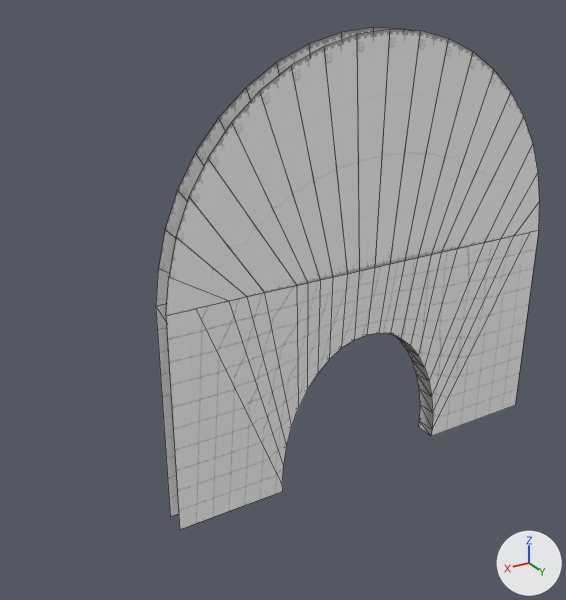
The FBX model Assets/Models/Blockout/Wall_DiningDivider.fbx, before and after one commit.
Both versions are drawn from a 50 mm lens placed at (25.1, 83.0, 22.3), pointed at (9.2, 56.4, 9.0). Every picture has the same lights, and +X, +Y and +Z are marked at lower right. Mesh edges are drawn as thin lines. Where no turn or scale is listed for an object, it has been applied to the vertices.

Objects in the first picture: 'Wall_DiningDivider'.
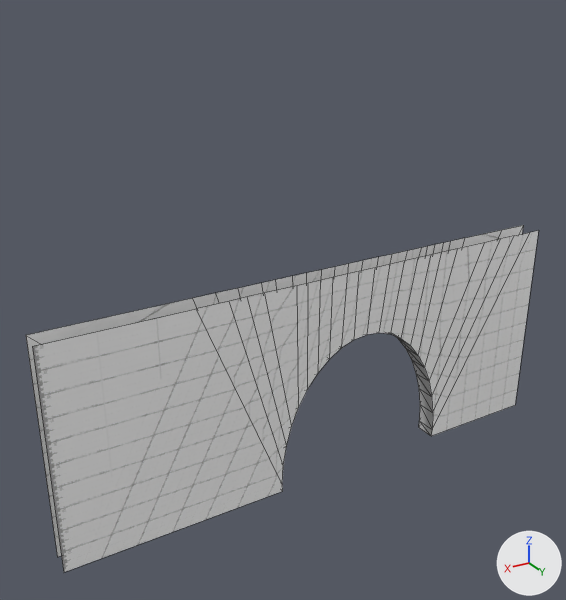
The newer file is also turned or shifted as a whole; pictures and numbers use the older file's frame.

What the commit changed:
me_mesh is used by ob_wall_diningdivider; location (5.0, 56.99, 9.94).
me_mesh had 134 vertices, 130 faces and spanned x -10.0..10.0, y -0.5..0.5, z -10.0..10.0.
me_mesh no longer uses material mat_default_prototype (picture img_gridbox_default_png).
me_mesh now has 96 vertices, 90 faces and spans x -10.0..15.0, y -0.5..0.5, z -10.0..0.1.
Part 1, on me_mesh:
40 vertices are removed from x -9.8..10.0, y -0.5..0.5, z 0.1..10.0.
43 faces are deleted.
2 vertices move from x 10.0, y -0.5..0.5, z -10.0 to x 15.0, y -0.5..0.5, z -10.0.
2 vertices are added at (15.0, -0.5, 0.1), (15.0, 0.5, 0.1).
3 new faces join them, mat_default_prototype4 (picture img_gridbox_default_png).

Changed parts and their boxes [x1, y1, x2, y2] in the pictures (566 x 600 px):
'Wall_DiningDivider', reshaped (34% wider, 31% shorter): before [156, 28, 540, 529]; after [26, 225, 539, 572]
part 1 of me_mesh, cut back: before [156, 28, 540, 529]; after [26, 298, 283, 572]
